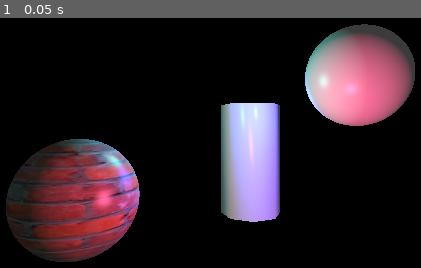
Above: before the commit, frame 1.
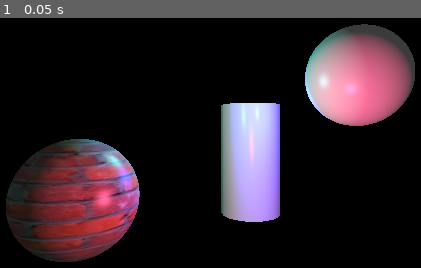
Above: after the commit, the same moment.

Repository: Tweety-lab/GodotAbstractedPhong
Game: Godot game, scene res://Scenes/Example_Scene.tscn
The game is run twice, just before and just after one commit, with the same random seed, the same clock (stepped at 60 frames per second) and the same inputs. The project has no main scene, so this scene is started directly.
Inputs:
- Up to frame 1 (0.05 s): no input

The runs differ from the first frame. In frame 1, 0.5% of the frame differs, in the area x 52-67%, y 34-82%.

Commit message:
changes showcase image

Diff:
--- a/Scenes/Example_Scene.tscn
+++ b/Scenes/Example_Scene.tscn
@@ -31,6 +31,7 @@
 [node name="CSGCylinder3D" type="CSGCylinder3D" parent="."]
 transform = Transform3D(1, 0, 0, 0, 1, 0, 0, 0, 1, -1.90942, 0.0604637, -1.72281)
 height = 1.83633
+sides = 16
 material = SubResource("ShaderMaterial_bqgf5")
 
 [node name="OmniLight3D2" type="OmniLight3D" parent="."]
@@ -44,7 +45,7 @@
 omni_range = 20.0
 
 [node name="OmniLight3D4" type="OmniLight3D" parent="."]
-transform = Transform3D(1, 0, 0, 0, 1, 0, 0, 0, 1, -0.798316, 0.854089, -2.06316)
+transform = Transform3D(0.999959, 0, 0.00905813, 0, 1, 0, -0.00905813, 0, 0.999959, -0.798316, 0.854089, -2.06316)
 light_color = Color(0.20271, 0.328327, 1, 1)
 omni_range = 20.0
 
Binary file changed: Showcase/phong.png
Not shown, changed: Showcase/phong.png.import
